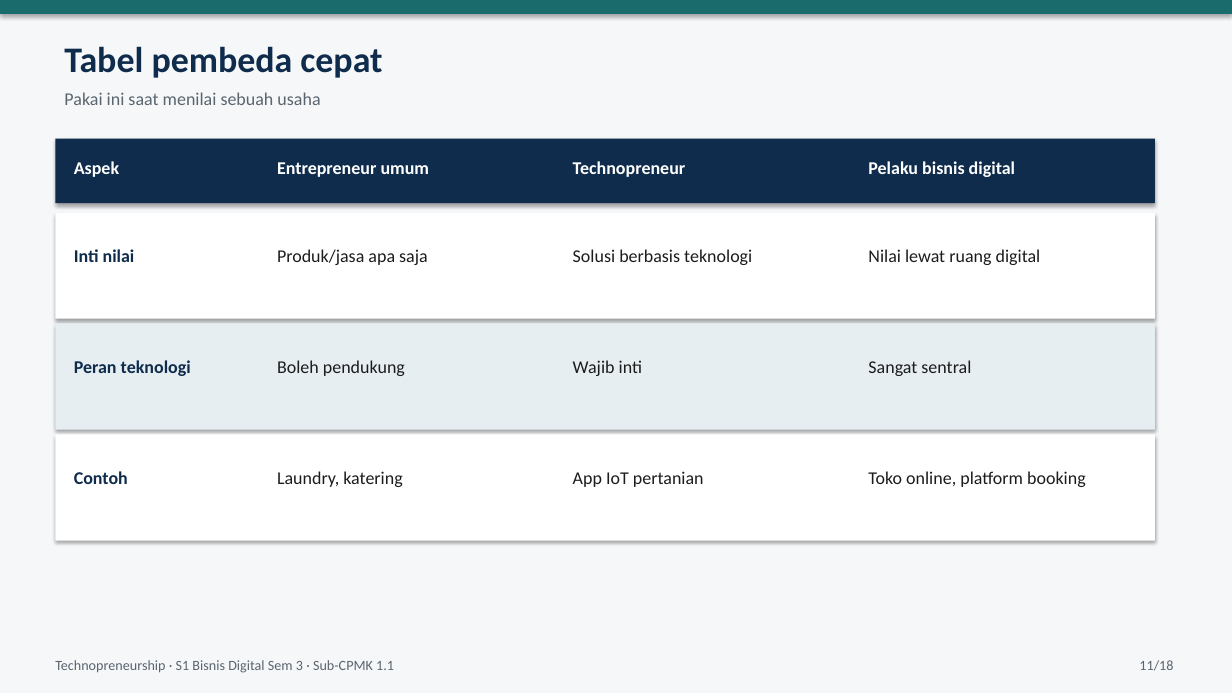
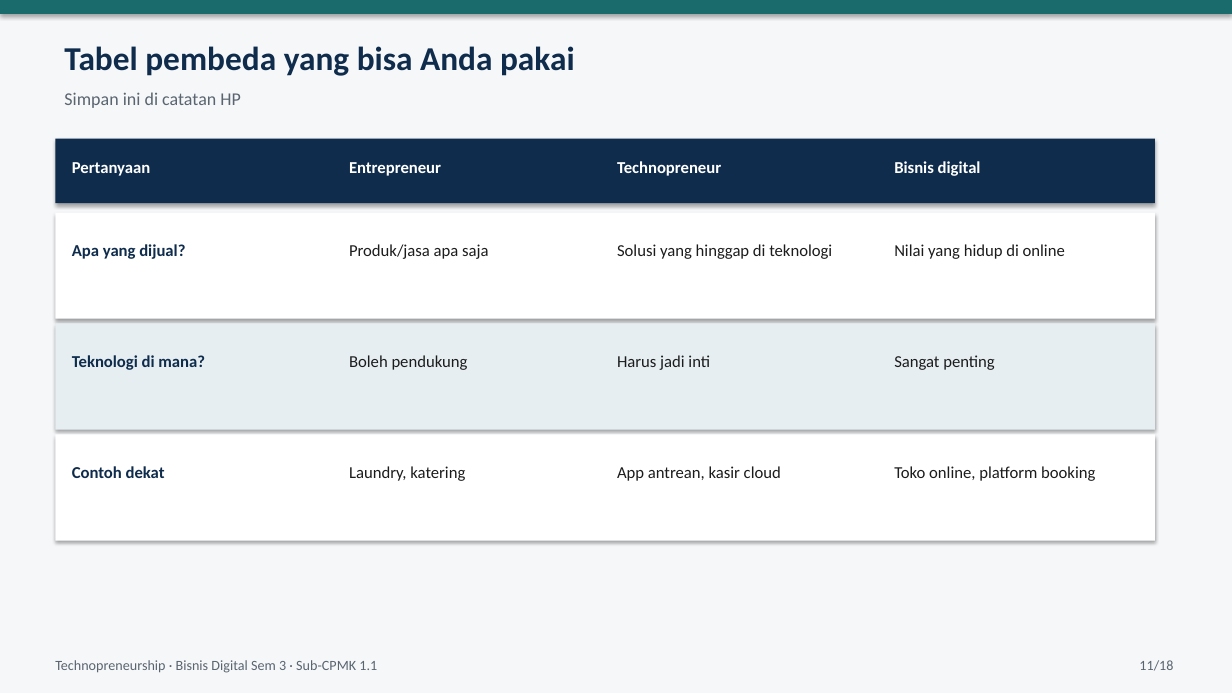
Before and after one commit to yusepa165-hue/Latihan-1, a slide deck: slide 11 of materi-technopreneurship/ppt/PPT01_SubCPMK_1_1_Entrepreneur_Technopreneur_Bisnis_Digital.pptx. Drawn at 1232x693 pixels with LibreOffice and Linux fonts; fonts in the diff are those of the drawing. Boxes give left, top, right and bottom in pixels: in the first picture for what was removed or moved away, otherwise in the second. Text is boxed around its words. In the diff, an @@ line names an element or a change of style, - is before the commit and + after.

```diff
--- a/materi-technopreneurship/ppt/PPT01_SubCPMK_1_1_Entrepreneur_Technopreneur_Bisnis_Digital.pptx
+++ b/materi-technopreneurship/ppt/PPT01_SubCPMK_1_1_Entrepreneur_Technopreneur_Bisnis_Digital.pptx
@@ text at [64,46,575,76]: text changed; size 28 to 26 pt @@
-Tabel pembeda cepat
+Tabel pembeda yang bisa Anda pakai
@@ text at [64,92,241,108]: text changed @@
-Pakai ini saat menilai sebuah usaha
+Simpan ini di catatan HP
@@ text at [72,162,150,176]: text changed; size 14 to 13 pt @@
-Aspek
+Pertanyaan
@@ text at [349,162,441,176]: text changed; size 14 to 13 pt @@
-Entrepreneur umum
+Entrepreneur
@@ text "Technopreneur": place and size @@
-text "Technopreneur" at [573,161,686,177]
+text "Technopreneur" at [617,161,721,176]
@@ text at [894,161,981,176]: text changed; size 14 to 13 pt @@
-Pelaku bisnis digital
+Bisnis digital
@@ text "Produk/jasa apa saja": place and size @@
-text "Produk/jasa apa saja" at [277,249,428,265]
+text "Produk/jasa apa saja" at [349,244,488,259]
@@ text at [72,244,185,259]: text changed; size 14 to 13 pt @@
-Inti nilai
+Apa yang dijual?
@@ text at [617,244,832,259]: text changed; size 14 to 13 pt @@
-Solusi berbasis teknologi
+Solusi yang hinggap di teknologi
@@ text at [894,244,1065,259]: text changed; size 14 to 13 pt @@
-Nilai lewat ruang digital
+Nilai yang hidup di online
@@ text at [72,355,205,370]: text changed; size 14 to 13 pt @@
-Peran teknologi
+Teknologi di mana?
@@ text "Boleh pendukung": place and size @@
-text "Boleh pendukung" at [277,360,405,376]
+text "Boleh pendukung" at [349,355,468,370]
@@ text at [617,355,710,370]: text changed; size 14 to 13 pt @@
-Wajib inti
+Harus jadi inti
@@ text at [894,355,994,370]: text changed; size 14 to 13 pt @@
-Sangat sentral
+Sangat penting
@@ text at [72,466,165,478]: text changed; size 14 to 13 pt @@
-Contoh
+Contoh dekat
@@ size 14 to 13 pt in 5 elements at [894,466,1095,481], [617,161,721,176], [349,244,488,259], [349,355,468,370], [349,466,465,481] @@
@@ text "Laundry, katering": place and size @@
-text "Laundry, katering" at [277,471,402,487]
+text "Laundry, katering" at [349,466,465,481]
@@ text at [617,466,781,481]: text changed; size 14 to 13 pt @@
-App IoT pertanian
+App antrean, kasir cloud
@@ text "Toko online, platform booking": place and size @@
-text "Toko online, platform booking" at [868,471,1086,487]
+text "Toko online, platform booking" at [894,466,1095,481]
@@ text at [55,660,377,673]: text changed @@
-Technopreneurship · S1 Bisnis Digital Sem 3 · Sub-CPMK 1.1
+Technopreneurship · Bisnis Digital Sem 3 · Sub-CPMK 1.1
```
Also in this commit, not shown: 15 other slides changed, 2 slides added, 2 slides removed, 1 other file.
